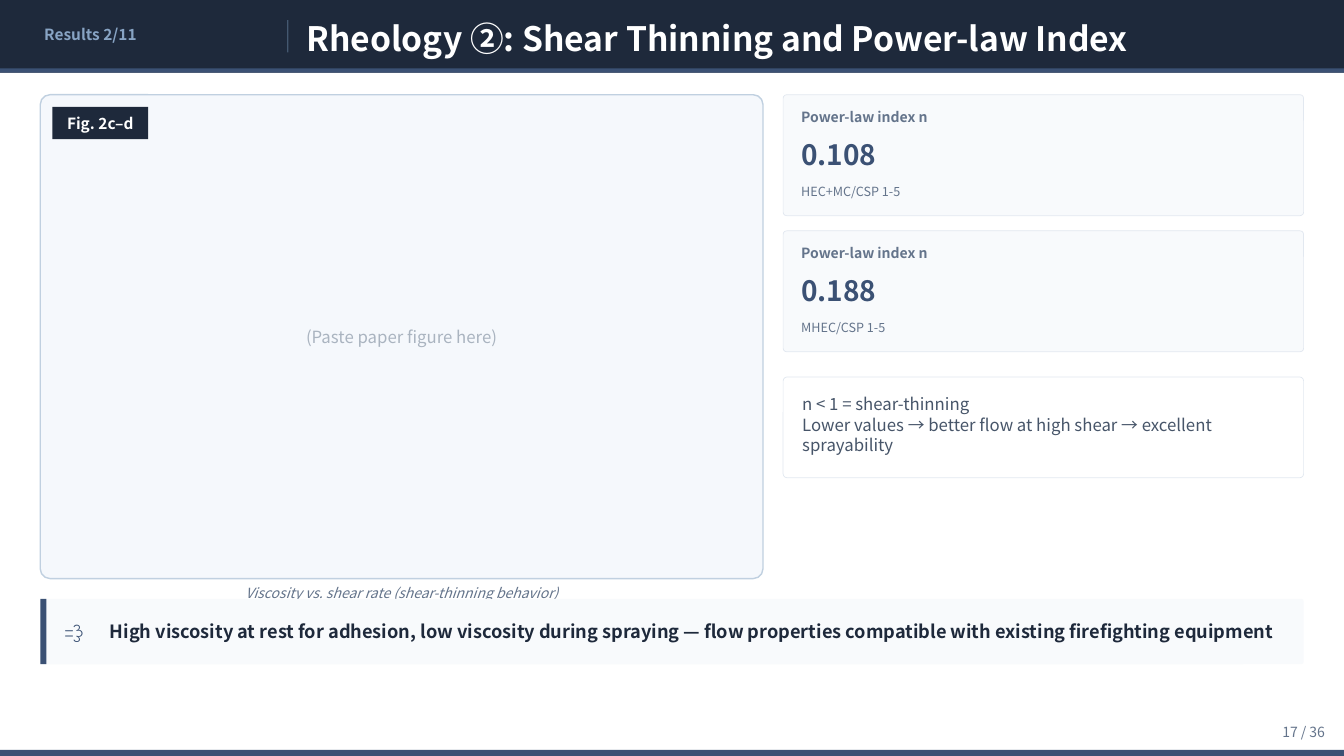
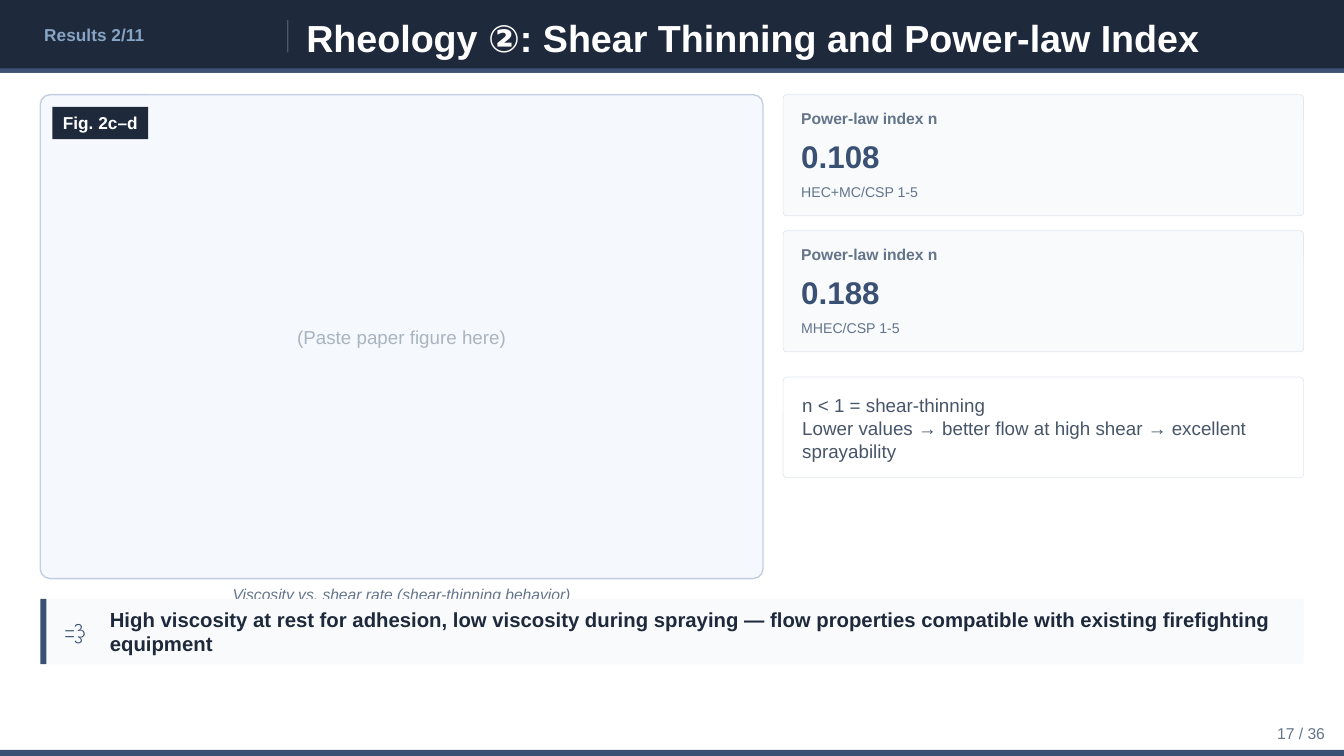
Before and after one commit to ytaisei0525-design/my-first-claude, a slide deck: slide 17 of slides_en.pptx. Drawn at 1344x756 pixels with LibreOffice and Linux fonts; fonts in the diff are those of the drawing. Boxes give left, top, right and bottom in pixels: in the first picture for what was removed or moved away, otherwise in the second. Text is boxed around its words. In the diff, an @@ line names an element or a change of style, - is before the commit and + after.

```diff
--- a/slides_en.pptx
+++ b/slides_en.pptx
@@ text "Results 2/11" at box(44, 28, 144, 42): size 11 to 12.3 pt, font Noto Sans CJK JP to Arial @@
@@ text "Rheology ②: Shear Thinning and ..." at box(306, 24, 1199, 60): size 24 to 26.9 pt, font Noto Sans CJK JP to Arial @@
@@ text "(Paste paper figure here)" at box(297, 330, 506, 348): size 12 to 13.4 pt, font Noto Sans CJK JP to Arial @@
@@ text "Fig. 2c–d" at box(63, 116, 137, 133): size 11 to 12.3 pt, font Noto Sans CJK JP to Arial @@
@@ text "0.108" at box(801, 146, 879, 169): size 20 to 22.4 pt, font Noto Sans CJK JP to Arial @@
@@ text "HEC+MC/CSP 1-5" at box(801, 187, 918, 197): size 9 to 10.1 pt, font Noto Sans CJK JP to Arial @@
@@ size 10 to 11.2 pt, font Noto Sans CJK JP to Arial in 4 elements at box(1277, 728, 1325, 739), box(233, 588, 570, 599), box(801, 112, 938, 124), box(801, 248, 938, 260) @@
@@ text "0.188" at box(801, 282, 879, 305): size 20 to 22.4 pt, font Noto Sans CJK JP to Arial @@
@@ text "MHEC/CSP 1-5" at box(801, 323, 899, 333): size 9 to 10.1 pt, font Noto Sans CJK JP to Arial @@
@@ text "n < 1 = shear-thinning" at box(802, 398, 1246, 462): size 12 to 13.4 pt, font Noto Sans CJK JP to Arial @@
@@ text "💨" at box(60, 599, 101, 664): size 14 to 15.7 pt, font Noto Sans CJK JP to Arial @@
@@ text "High viscosity at rest for ..." at box(110, 612, 1269, 656): size 13 to 14.6 pt, font Noto Sans CJK JP to Arial @@
```
Also in this commit, not shown: 35 other slides changed, 1 other file.
